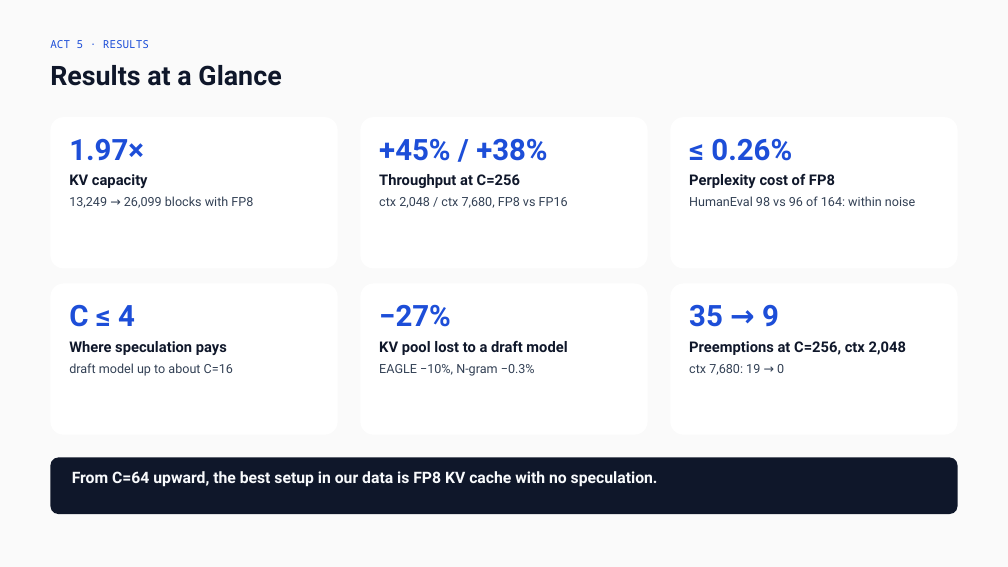
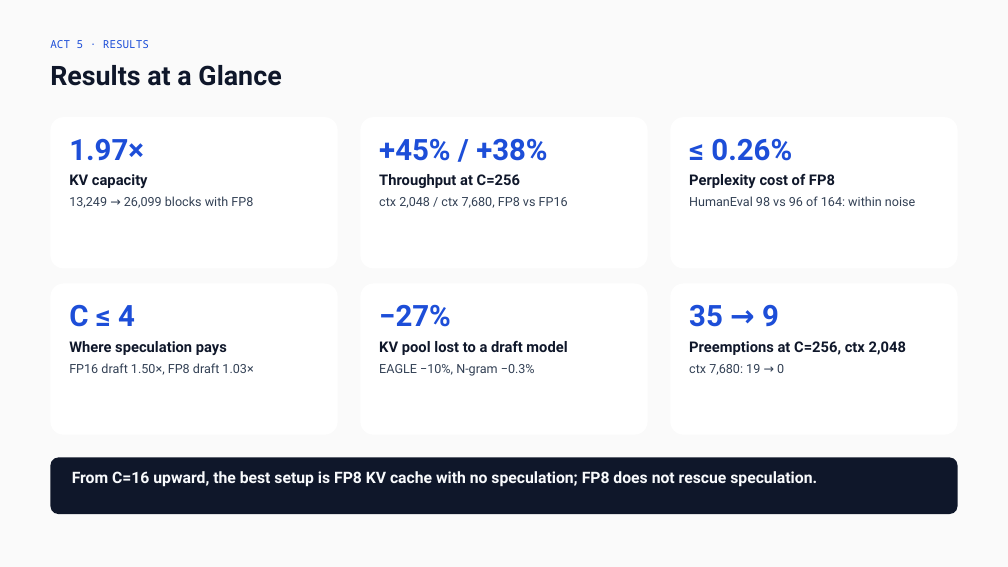
Before and after one commit to mridulpant2010/llm_serving, a slide deck: slide 12 of docs/Final_Presentation.pptx. Drawn at 1008x567 pixels with LibreOffice and Linux fonts; fonts in the diff are those of the drawing. Boxes give left, top, right and bottom in pixels: in the first picture for what was removed or moved away, otherwise in the second. Text is boxed around its words. In the diff, an @@ line names an element or a change of style, - is before the commit and + after.

```diff
--- a/docs/Final_Presentation.pptx
+++ b/docs/Final_Presentation.pptx
@@ text at (69,363,253,375): text changed @@
-draft model up to about C=16
+FP16 draft 1.50×, FP8 draft 1.03×
@@ text at (72,471,817,487): text changed @@
-From C=64 upward, the best setup in our data is FP8 KV cache with no speculation.
+From C=16 upward, the best setup is FP8 KV cache with no speculation; FP8 does not rescue speculation.
```
Also in this commit, not shown: 11 other slides changed, 34 other files.
